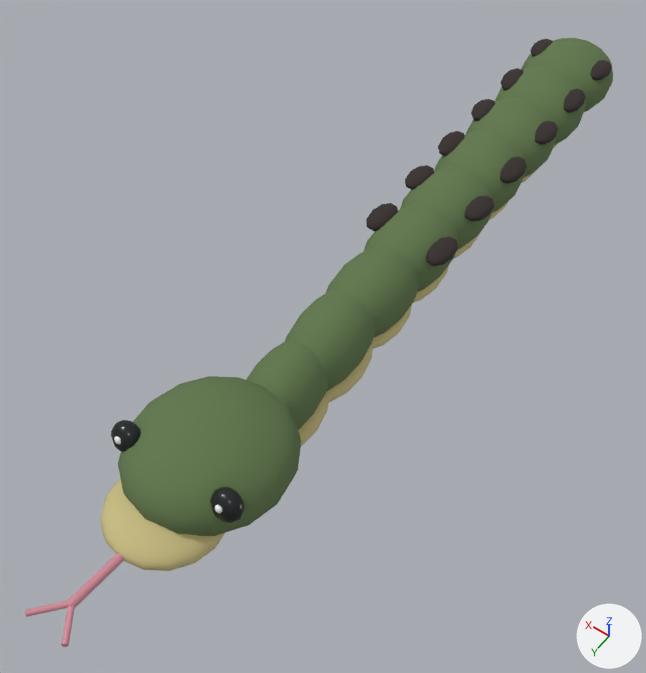
One commit to the glTF model public/models/snake.glb: the scene before it, then after it.
Both versions are drawn from a 50 mm lens placed at (-1.04, 2.36, 2.49), pointed at (0.08, 0.8, 0.04). The lights are fixed; the arrows at lower right show +X, +Y and +Z. The picture after the commit comes second. Both versions are drawn at frame 12 of the action 'attack'; the numbers are the values there.

The older version as bpy lines, for what is in view:
```python
me_mesh_1 = bpy.data.meshes.new('Mesh_1')
me_mesh_1.from_pydata(...)  # 189 vertices, 352 faces; spans x -1.0..1.0, y -1.0..1.0, z -1.0..1.0
me_mesh_1.materials.append(mat_fur_light)  # beige #c8bc82
ob_head = bpy.data.objects.new('Head', None)
ob_head.parent = ob_visual
ob_head.location = (0.0, 1.46, 0.24)
ob_head.rotation_euler = (0.16, 0.0, 0.0)  # degrees (9.2, 0, 0)
ob_jaw = bpy.data.objects.new('Jaw', me_mesh_1)
ob_jaw.parent = ob_head
ob_jaw.location = (0.0, 0.19, -0.08)
ob_jaw.scale = (0.18, 0.19, 0.07)
ob_visual = bpy.data.objects.new('Visual', None)
ob_visual.parent = ob_snake
ob_visual.location = (0.0, 0.0, 0.0)
# also in view: 'Scale1' at (0.0, -0.63, 0.15); 'Scale8' at (0.0, 1.12, 0.15); 'Spot4_-1' at (0.0, 0.12, 0.23); 'Skull' at (0.0, 1.46, 0.24); 'Eye-1' at (0.0, 1.6, 0.33)
```
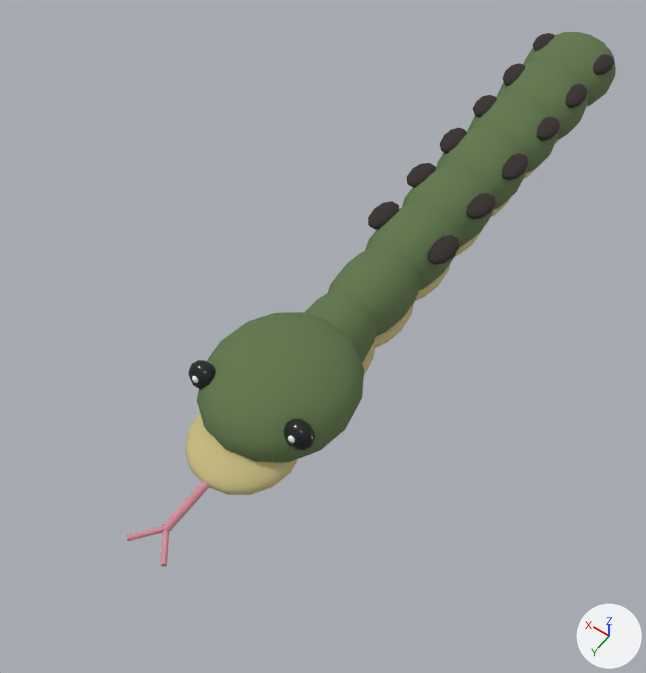
ob_visual is not drawn itself; it is the parent of ob_segment0, ob_segment1, ob_segment2, ob_segment3, ob_segment4, ob_segment5, ob_segment6, ob_segment7.
ob_head is not drawn itself; it is the parent of ob_skull, ob_jaw, ob_tongue, ob_eye_1, ob_glint_1.

Changed parts and their boxes (x1, y1, x2, y2) in the pictures (646 x 673 px):
'Skull', moved, turned
    before: (118, 376, 301, 536)
    after: (197, 312, 364, 463)
'Jaw', moved, turned
    before: (100, 478, 225, 571)
    after: (185, 412, 298, 495)
'Scale7', moved
    before: (285, 290, 375, 392)
    after: (304, 289, 377, 362)
'Scale6', moved
    before: (325, 247, 419, 337)
    after: (328, 246, 420, 337)
'Scale8', moved (not visible afterwards)
    before: (246, 339, 328, 430)
'Scale5', moved
    before: (363, 205, 458, 292)
    after: (365, 203, 460, 290)
'Scale4', moved
    before: (400, 167, 493, 249)
    after: (402, 164, 495, 247)
'Scale3', moved
    before: (434, 129, 525, 213)
    after: (436, 126, 527, 210)
'Scale1', moved
    before: (495, 65, 586, 145)
    after: (496, 60, 588, 140)
'Scale0', moved
    before: (521, 38, 613, 112)
    after: (523, 32, 616, 107)
'Scale2', moved
    before: (466, 97, 556, 177)
    after: (468, 93, 558, 173)
'Eye-1', moved, turned
    before: (111, 420, 244, 523)
    after: (188, 360, 315, 451)
'TongueStem', moved, turned
    before: (25, 553, 124, 647)
    after: (126, 481, 209, 567)
'Spot5_-1', moved
    before: (366, 203, 458, 266)
    after: (368, 201, 460, 265)
'Spot4_-1', moved
    before: (405, 165, 494, 221)
    after: (407, 163, 496, 219)
'Spot3_-1', moved
    before: (438, 131, 527, 183)
    after: (440, 128, 529, 180)
'Spot2_-1', moved
    before: (471, 99, 558, 144)
    after: (473, 95, 560, 141)
'Spot1_-1', moved
    before: (501, 68, 586, 113)
    after: (502, 63, 588, 108)
'Spot0_-1', moved
    before: (530, 39, 612, 80)
    after: (533, 33, 614, 75)
'Belly7', moved (mostly hidden afterwards)
    before: (325, 345, 373, 403)
    after: (362, 344, 375, 376)
'Belly8', moved (not visible afterwards)
    before: (298, 395, 329, 446)
'Belly6', moved
    before: (371, 304, 412, 349)
    after: (373, 303, 414, 348)
'Belly5', moved
    before: (413, 265, 449, 303)
    after: (415, 263, 451, 301)
'Glint-1', moved, turned
    before: (114, 436, 222, 513)
    after: (192, 376, 295, 443)
'Belly4', moved (mostly hidden)
    before: (454, 232, 481, 258)
    after: (455, 230, 482, 256)
'Belly3', moved (mostly hidden)
    before: (489, 202, 508, 220)
    after: (491, 199, 510, 217)
'Belly2', moved (mostly hidden)
    before: (522, 172, 534, 182)
    after: (524, 169, 535, 179)

Edits to the bpy script that builds the scene:
```text
Change ob_visual:
    ob_visual.parent: ob_snake -> ob_combatmotion
Change ob_head:
    ob_head.location: (0.0, 1.46, 0.24) -> (0.0, 1.14, 0.21)
    ob_head.rotation_euler: (0.16, 0.0, 0.0) -> (0.0235, 0.0, 0.0)  # degrees (9.2, 0, 0) -> degrees (1.3, 0, 0)
Add ob_combatmotion:
    ob_combatmotion = bpy.data.objects.new('CombatMotion', None)
    ob_combatmotion.parent = ob_snake
    ob_combatmotion.location = (0.0, -0.0147, 0.00588)
    ob_combatmotion.rotation_euler = (-0.0176, 0.0, 0.0)  # degrees (-1, 0, 0)
```
